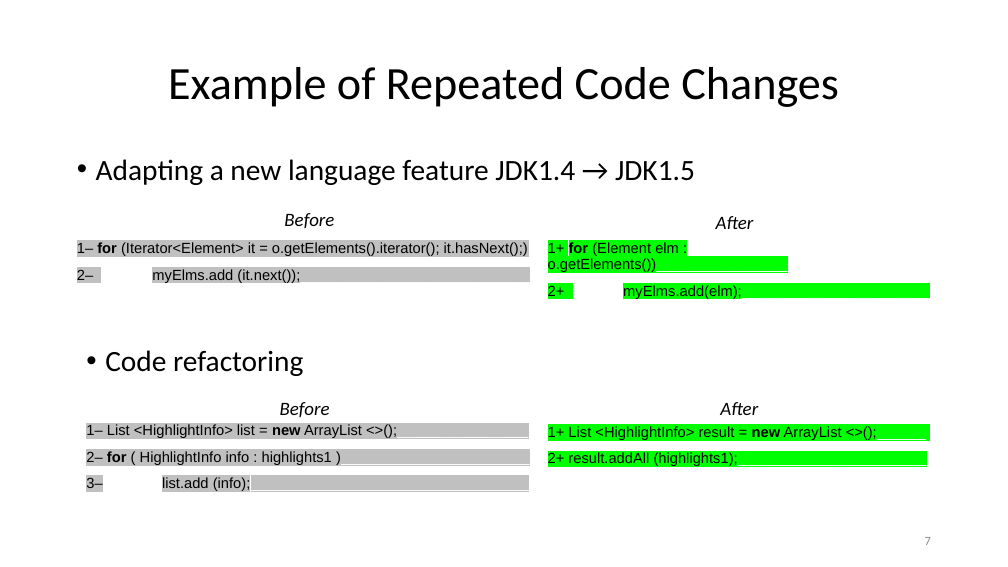
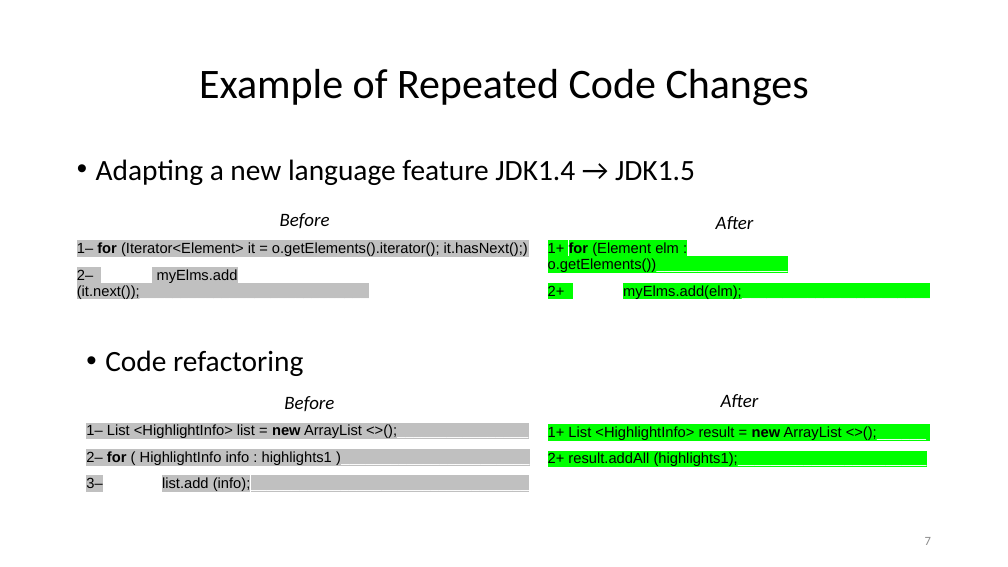
Before and after one commit to nguyenhoan/CPatMiner, a slide deck: slide 7 of CPatMiner_2.pptx. Drawn at 1008x567 pixels with LibreOffice and Linux fonts; fonts in the diff are those of the drawing. Boxes give left, top, right and bottom in pixels: in the first picture for what was removed or moved away, otherwise in the second. Text is boxed around its words. In the diff, an @@ line names an element or a change of style, - is before the commit and + after.

```diff
--- a/CPatMiner_2.pptx
+++ b/CPatMiner_2.pptx
@@ title "Example of Repeated Code Changes" at (199,69,809,106): size 44 to 40 pt @@
@@ text "Before": place and size @@
-text "Before" at (284,213,334,228)
+text "Before" at (280,213,330,228)
@@ text "1– for (Iterator<Element> it = ..." rewrapped from (77,242,529,283) to (77,242,528,299) @@
@@ text "Before": place and size @@
-text "Before" at (280,402,330,417)
+text "Before" at (284,396,334,411)
@@ text "After": place and size @@
-text "After" at (720,402,758,415)
+text "After" at (721,394,759,407)
```
Also in this commit, not shown: 5 other slides changed, 9 slides added.
